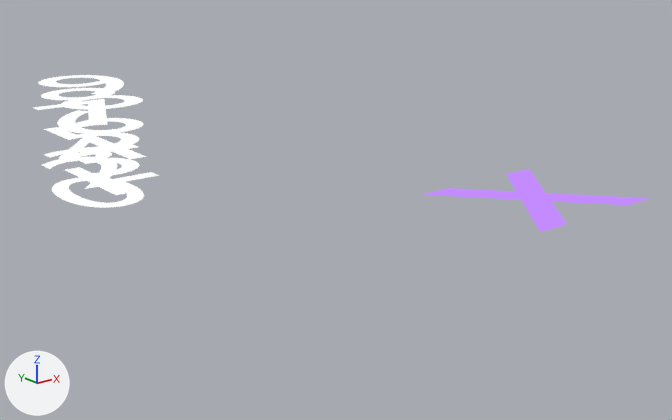
The Blender file rendermarker.numbers_combo.blend as it was, and as the next commit left it.
The view is the same before and after, from a 50 mm lens placed at (-2.12, -1.77, 1.48), pointed at (0.31, 1.26, 0.26). Lighting does not change. The marker at lower left points along +X, +Y and +Z. Text is drawn in Blender's own font.

Before the edit, the objects in view are built like this:
```python
ob_text_078 = bpy.data.objects.new('Text.078', txt_text_026)
ob_text_078.location = (0.0, 0.004, 0.691)
ob_text_080 = bpy.data.objects.new('Text.080', txt_text_028)
ob_text_080.location = (0.0, 3.0, 0.611)
ob_text_081 = bpy.data.objects.new('Text.081', txt_text_038)
ob_text_081.location = (0.0, 3.0, 0.535)
ob_text_082 = bpy.data.objects.new('Text.082', txt_text_052)
ob_text_082.location = (0.0, 3.0, 0.454)
ob_text_083 = bpy.data.objects.new('Text.083', txt_text_057)
ob_text_083.location = (0.0, 3.0, 0.403)
ob_text_084 = bpy.data.objects.new('Text.084', txt_text_255)
ob_text_084.location = (0.0, 3.0, 0.323)
ob_text_085 = bpy.data.objects.new('Text.085', txt_text_256)
ob_text_085.location = (0.0, 3.0, 0.247)
# also in view: 'Text.089' at (0.0, 3.04, 0.0); 'Text.087' at (0.0, 3.05, 0.13)
```
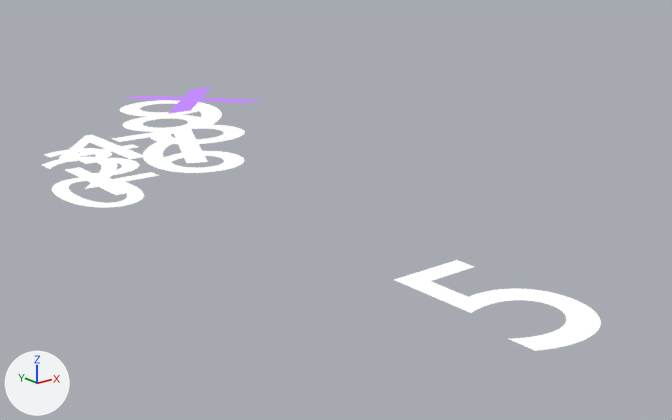
Boxes (x1, y1, x2, y2) around the edits, measured in the pictures (672 x 420 px):
```json
{"object": "Text.084", "change": "moved", "before": [44, 124, 139, 151], "after": [394, 260, 601, 351]}
{"object": "Text.078", "change": "moved", "before": [422, 169, 650, 232], "after": [122, 87, 262, 114]}
{"object": "Text.081", "change": "moved", "before": [41, 88, 143, 110], "after": [122, 115, 245, 144]}
{"object": "Text.083", "change": "moved", "before": [57, 110, 143, 134], "after": [143, 142, 244, 173]}
{"object": "Text.080", "change": "moved", "before": [38, 75, 124, 95], "after": [120, 100, 222, 127]}
{"object": "Text.082", "change": "moved", "before": [33, 99, 108, 126], "after": [111, 129, 208, 163]}
```

Edits to the scene script, one JSON object a line:
```json
{"op": "set", "path": "ob_text_078.location", "old": "(0.0, 0.004, 0.691)", "new": "(0.0, 2.0, 0.691)"}
{"op": "set", "path": "ob_text_080.location", "old": "(0.0, 3.0, 0.611)", "new": "(0.0, 2.0, 0.611)"}
{"op": "set", "path": "ob_text_081.location", "old": "(0.0, 3.0, 0.535)", "new": "(0.0, 2.0, 0.535)"}
{"op": "set", "path": "ob_text_082.location", "old": "(0.0, 3.0, 0.454)", "new": "(0.0, 2.0, 0.454)"}
{"op": "set", "path": "ob_text_083.location", "old": "(0.0, 3.0, 0.403)", "new": "(0.0, 2.0, 0.403)"}
{"op": "set", "path": "ob_text_084.location", "old": "(0.0, 3.0, 0.323)", "new": "(0.0, 0.0, 0.323)"}
```
